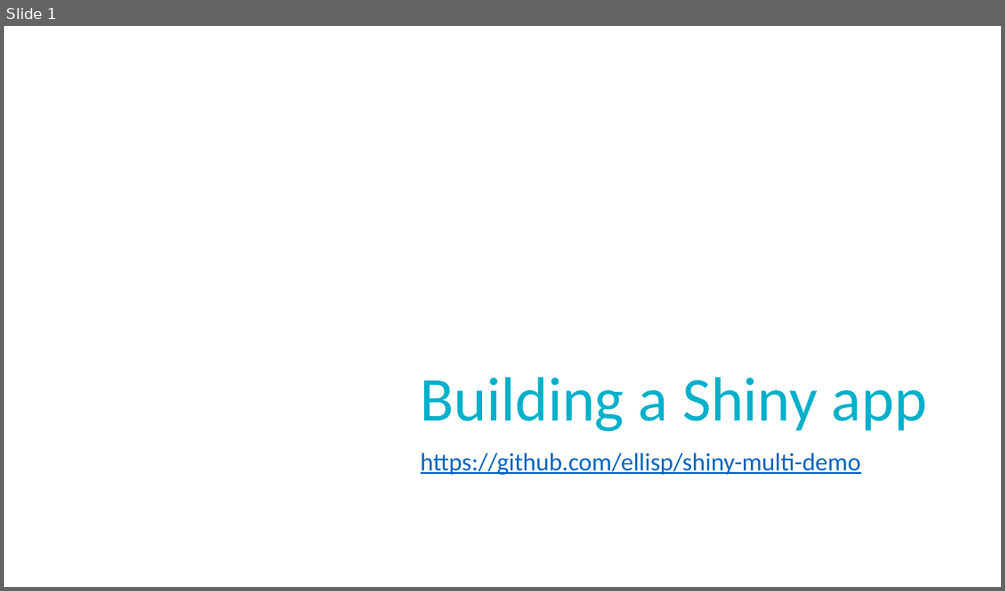
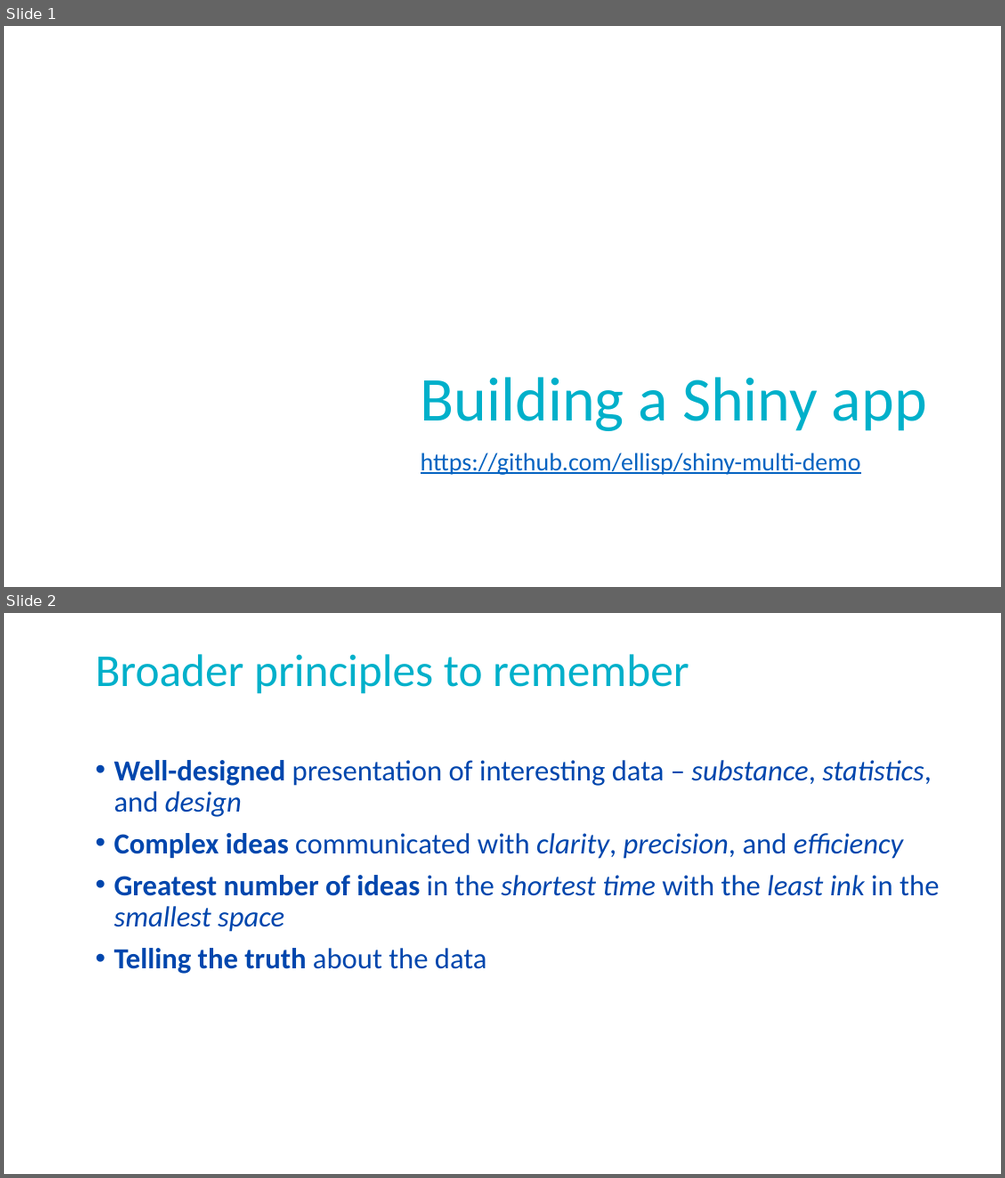
Before and after one commit to ellisp/shiny-multi-demo, a slide deck: doc/Building a Shiny app.pptx. Shown one above the other, each under a label of ours: slide 1 before the commit, slides 1 and 2 after it. The pictures are 1005x591 and 1005x1178 pixels, drawn with LibreOffice and Linux fonts; fonts in the diff are those of the drawing; background and template pictures are left out. Boxes give left, top, right and bottom in pixels: in the first picture for what was removed or moved away, otherwise in the second. Text is boxed around its words. In the diff, an @@ line names an element or a change of style, - is before the commit and + after.

Commit message:
add more general principles to ppt

```diff
--- a/doc/Building a Shiny app.pptx
+++ b/doc/Building a Shiny app.pptx
@@ slide 2 added at box(4, 613, 1001, 1174), background picture (left out) @@
@@ title added at box(96, 654, 688, 694), 44 pt, text #00B0CA @@
+Broader principles to remember
@@ text added at box(114, 760, 938, 973), 28 pt, text #0046AD @@
+• Well-designed presentation of interesting data – substance, statistics, and design
+• Complex ideas communicated with clarity, precision, and efficiency
+• Greatest number of ideas in the shortest time with the least ink in the smallest space
+• Telling the truth about the data
```
Also in this commit, not shown: 2 slides changed, 1 other slide added.
